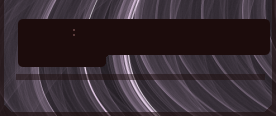
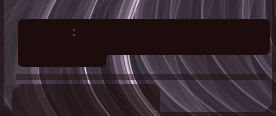
Layered file, before and after one edit (276x116). Changes by layer:
added layer "Button Border" above "Button outline" over [left=12, top=84, right=160, bottom=112]
